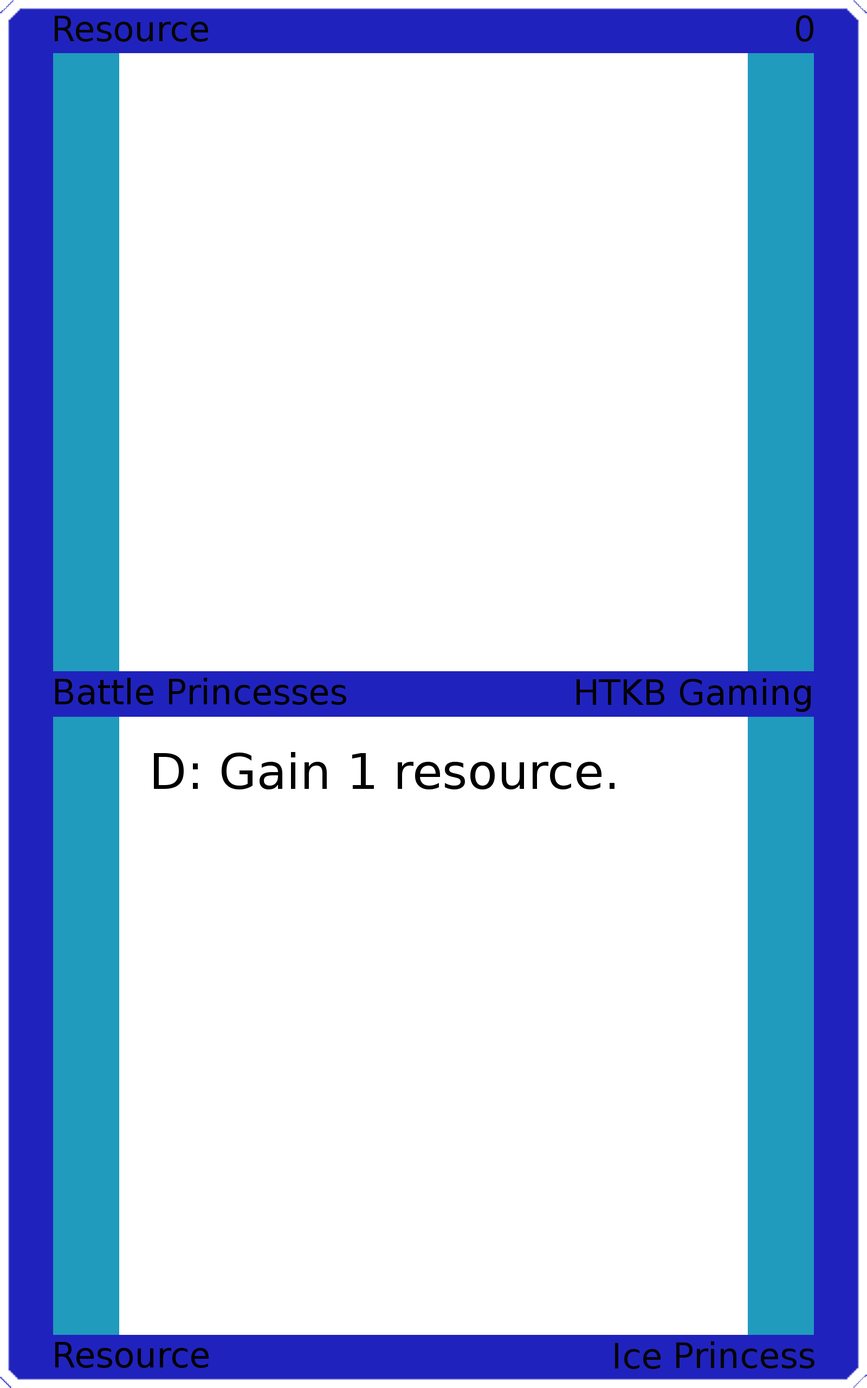
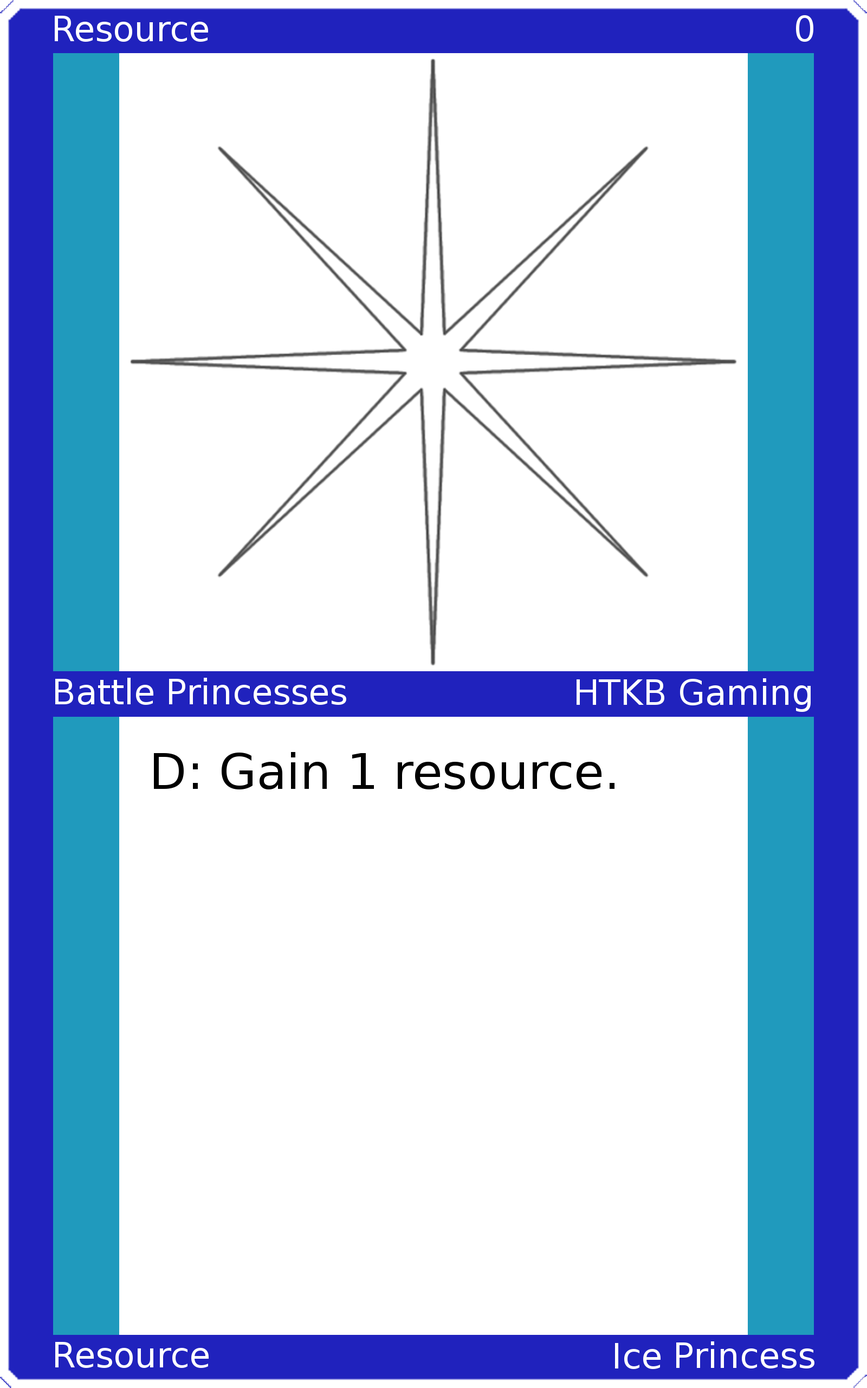
Layered file, before and after one edit (867 × 1388). Changes by layer:
painted on "Upper Left" over 54, 15, 209, 42
painted on "Upper Right" over 796, 15, 814, 42
painted on "Mid Left" over 55, 677, 347, 705
painted on "Mid Right" over 576, 678, 811, 712
painted on "Bottom Left" over 55, 1341, 209, 1368
painted on "Bottom Right" over 615, 1340, 815, 1369
added layer "Art" above "Top Background" over 129, 57, 738, 666
